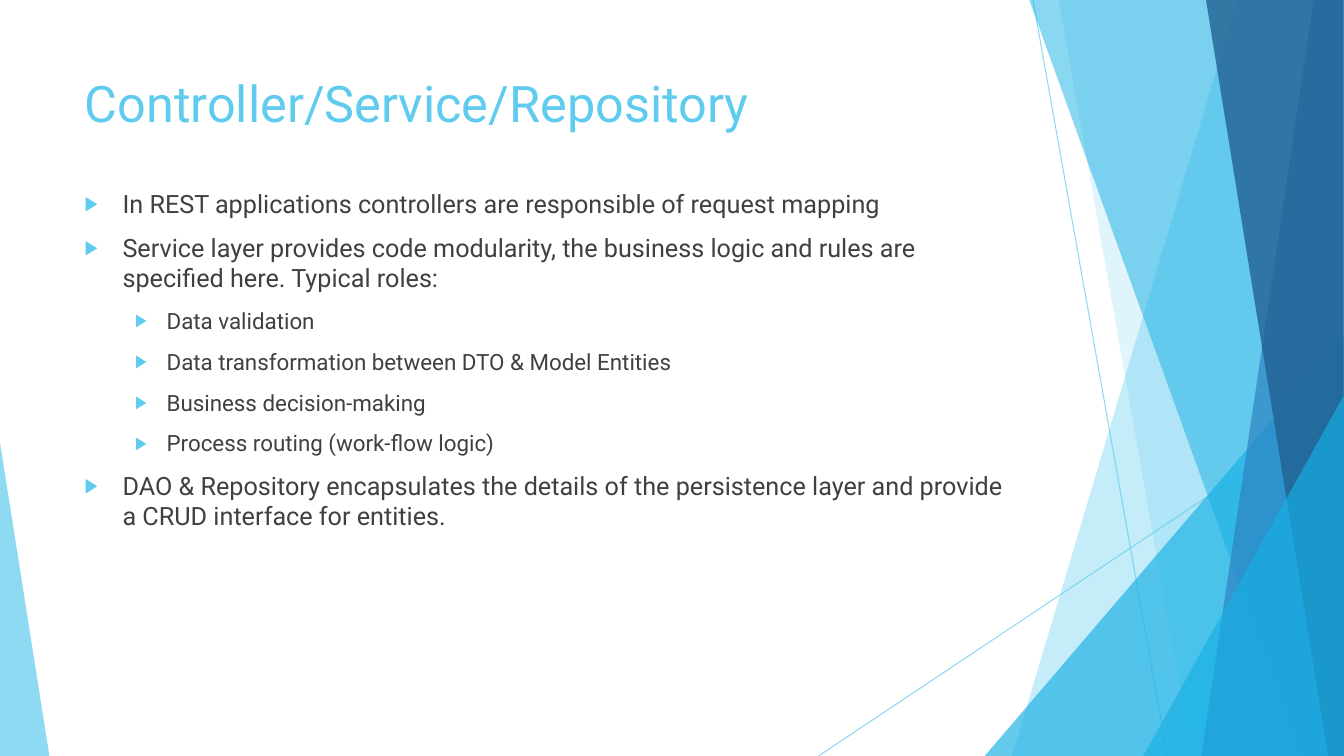
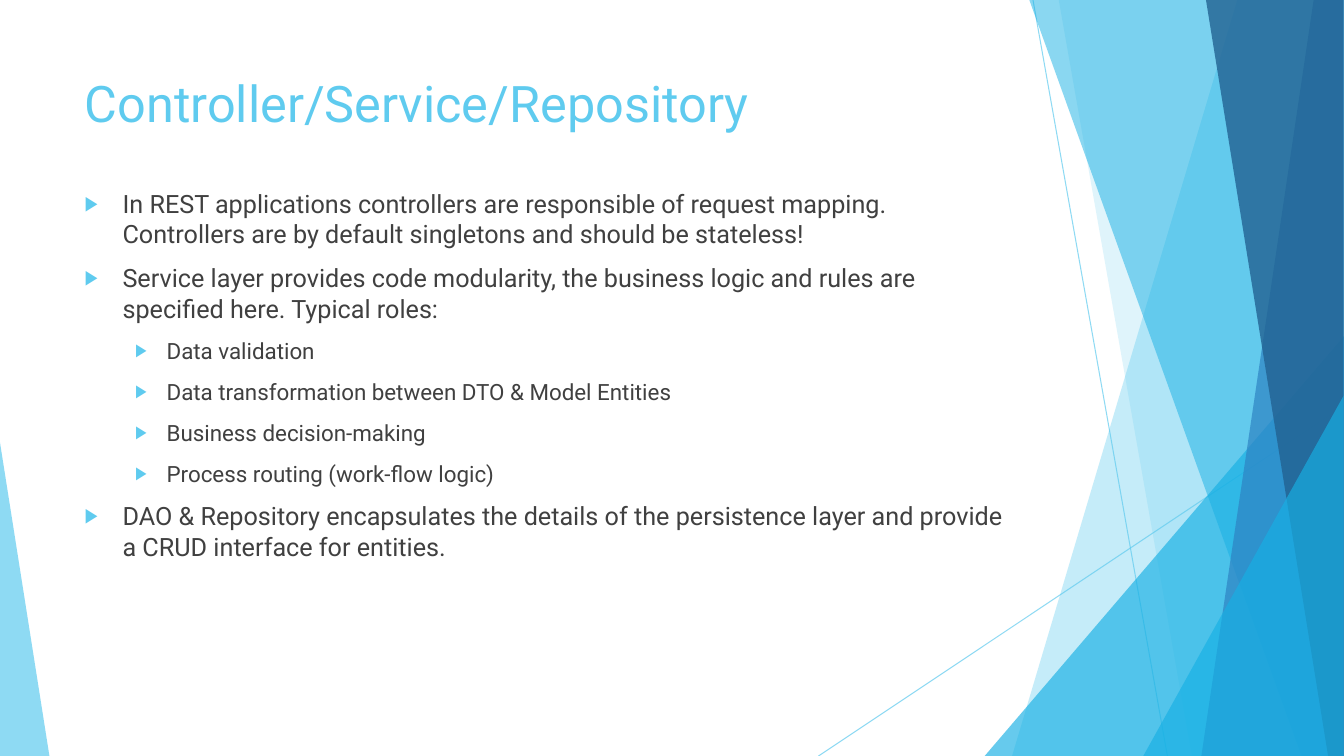
Before and after one commit to vlytsus/springboot-cloud-demo-one, a slide deck: slide 13 of docs/Introduction_To_Microservices_Part_2_boot.pptx. Drawn at 1344x756 pixels with LibreOffice and Linux fonts; fonts in the diff are those of the drawing. Boxes give left, top, right and bottom in pixels: in the first picture for what was removed or moved away, otherwise in the second. Text is boxed around its words. In the diff, an @@ line names an element or a change of style, - is before the commit and + after.

```diff
--- a/docs/Introduction_To_Microservices_Part_2_boot.pptx
+++ b/docs/Introduction_To_Microservices_Part_2_boot.pptx
@@ text at <box>123,194,886,249</box>: text changed @@
-▶ In REST applications controllers are responsible of request mapping
+▶ In REST applications controllers are responsible of request mapping. Controllers are by default singletons and should be stateless!
```
Also in this commit, not shown: 3 slides added, 1 other file.
